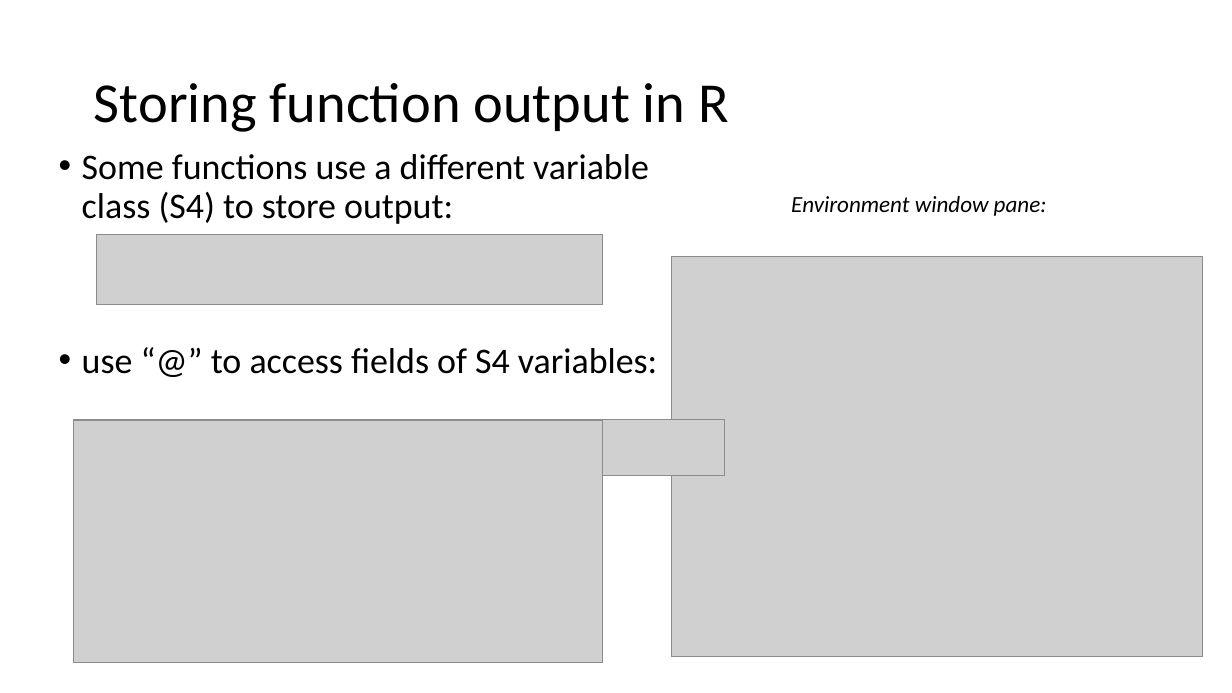
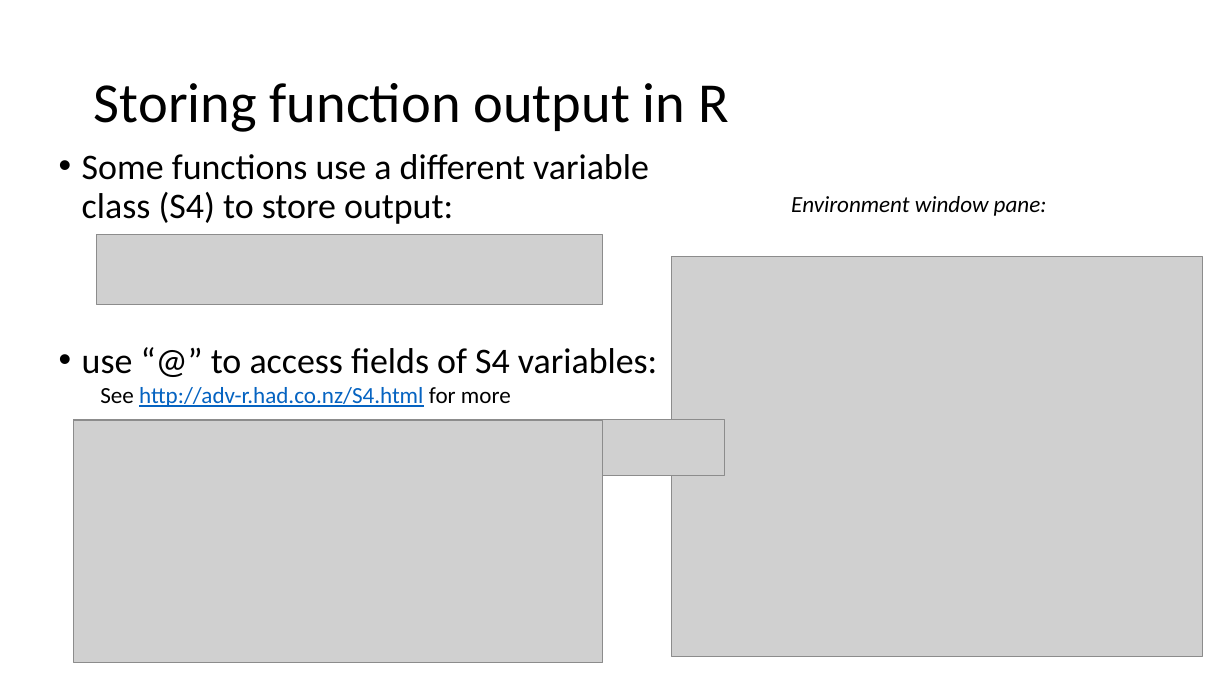
Before and after one commit to scream104/psych596, a slide deck: slide 7 of lecture-slides_upload/lab-activity/9-Two-group-comparison-output.pptx. Drawn at 1232x693 pixels with LibreOffice and Linux fonts; fonts in the diff are those of the drawing; grey boxes stand for pictures. Boxes give left, top, right and bottom in pixels: in the first picture for what was removed or moved away, otherwise in the second. Text is boxed around its words. In the diff, an @@ line names an element or a change of style, - is before the commit and + after.

```diff
--- a/lecture-slides_upload/lab-activity/9-Two-group-comparison-output.pptx
+++ b/lecture-slides_upload/lab-activity/9-Two-group-comparison-output.pptx
@@ text added at [100, 387, 511, 407], 18 pt, text #0563C1, underline @@
+See http://adv-r.had.co.nz/S4.html for more
```
Also in this commit, not shown: 4 other files.
